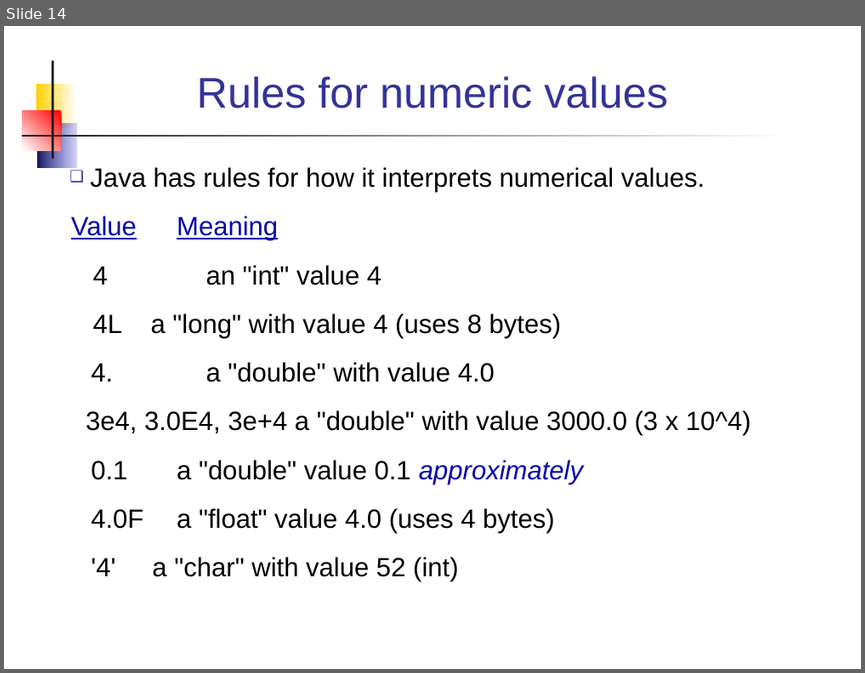
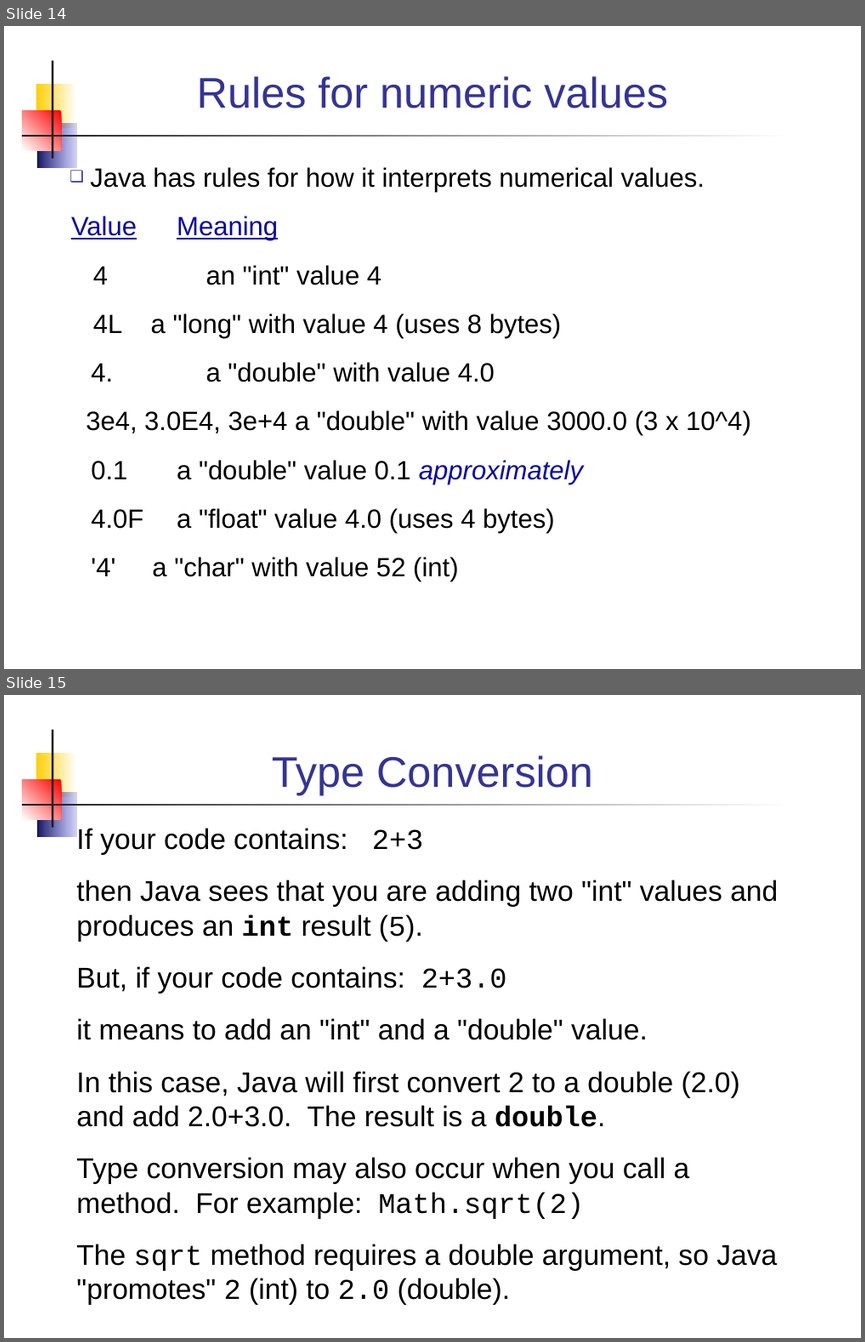
Before and after one commit to cpske/programming1, a slide deck: week2/3-Primitive-Datatypes.ppt. Shown one above the other, each under a label of ours: slide 14 before the commit, slides 14 and 15 after it. The pictures are 865x673 and 865x1342 pixels, drawn with LibreOffice and Linux fonts; fonts in the diff are those of the drawing. Boxes give left, top, right and bottom in pixels: in the first picture for what was removed or moved away, otherwise in the second. Text is boxed around its words. In the diff, an @@ line names an element or a change of style, - is before the commit and + after.

```diff
--- a/week2/3-Primitive-Datatypes.ppt
+++ b/week2/3-Primitive-Datatypes.ppt
@@ slide 15 added at <box>4,695,861,1338</box>, background #FFFFFF; not listed: 5 template elements that a slide beside it also shows @@
@@ title added at <box>272,755,593,795</box>, 36 pt, text #333399 @@
+Type Conversion
@@ text added at <box>76,826,778,1304</box>, 24 pt, text #000000 @@
+If your code contains: 2+3
+then Java sees that you are adding two "int" values and produces an int result (5).
+But, if your code contains: 2+3.0
+it means to add an "int" and a "double" value.
+In this case, Java will first convert 2 to a double (2.0) and add 2.0+3.0. The result is a double.
+Type conversion may also occur when you call a method. For example: Math.sqrt(2)
+The sqrt method requires a double argument, so Java "promotes" 2 (int) to 2.0 (double).
```
Also in this commit, not shown: 8 slides changed, 1 other slide added, 3 other files.
